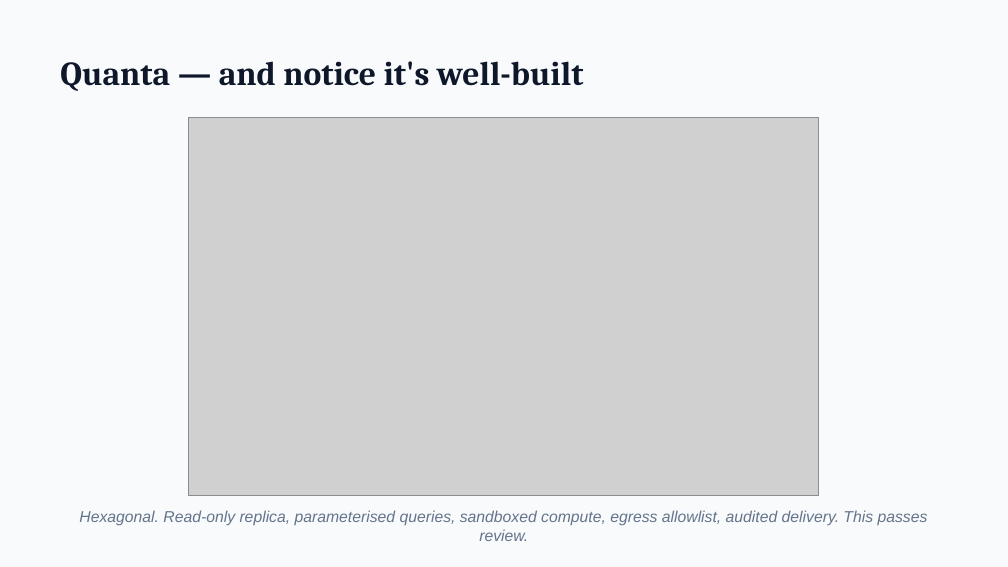
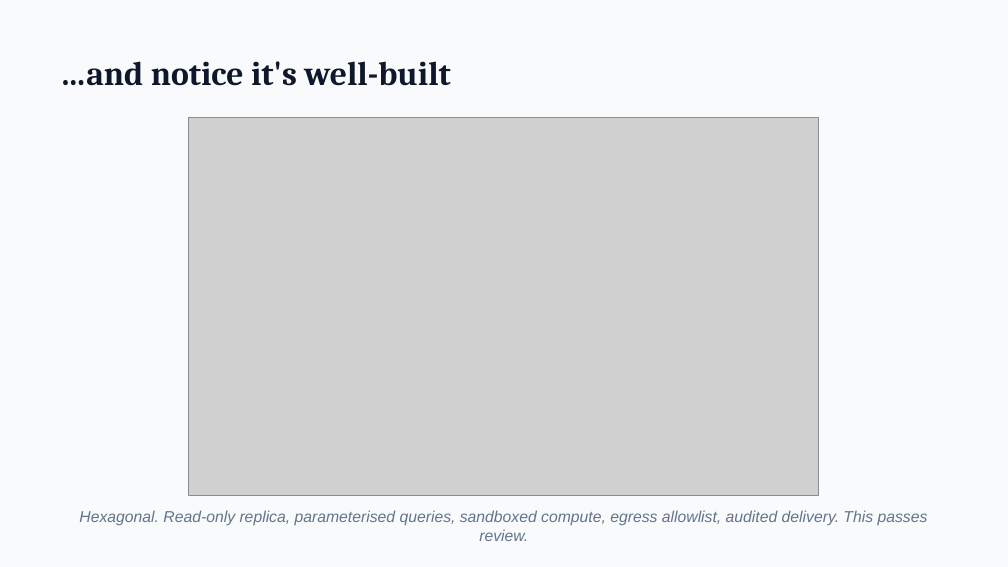
Before and after one commit to taoq-ai/quanta, a slide deck: slide 11 of talk/quanta-talk.pptx (slide 10 before the commit). Drawn at 1008x567 pixels with LibreOffice and Linux fonts; fonts in the diff are those of the drawing; grey boxes stand for pictures. Boxes give left, top, right and bottom in pixels: in the first picture for what was removed or moved away, otherwise in the second. Text is boxed around its words. In the diff, an @@ line names an element or a change of style, - is before the commit and + after.

```diff
--- a/talk/quanta-talk.pptx
+++ b/talk/quanta-talk.pptx
@@ text at <box>60,61,451,86</box>: text changed @@
-Quanta — and notice it's well-built
+…and notice it's well-built
```
Also in this commit, not shown: 3 other slides changed, 1 slide added, 12 other files.
